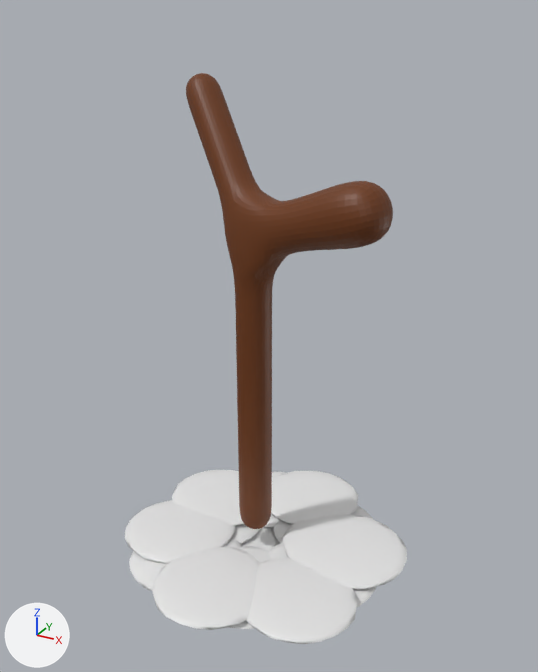
The FBX model Pawns/Fruits/Grapes/Grapes.fbx: old version first, new version second.
Both versions are drawn from a 50 mm camera at (0.235, -0.407, 0.403) aimed at (0.009, 0.005, 0.197). Lighting does not change. The marker at lower left points along +X, +Y and +Z.

In view in the first picture: 'Grapes', 'Stem'.
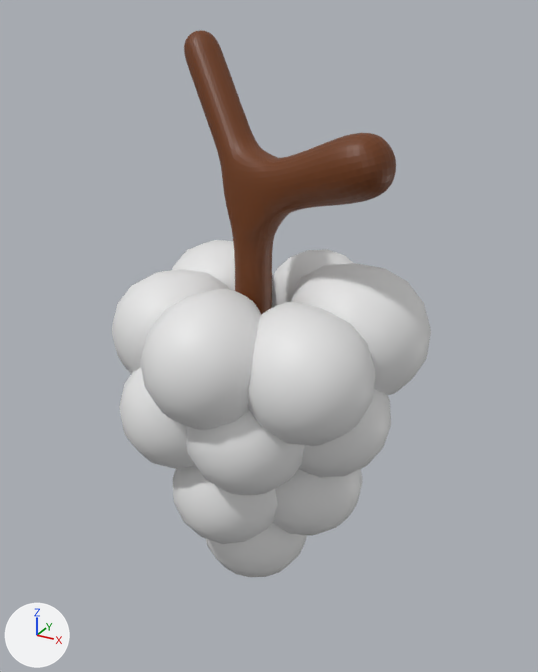
Location of each change, [x1, y1, x2, y2] in pixels of the pictures (538 x 672 px):
'Grapes', moved, rescaled (13% wider, 92% taller)
    before: [125, 469, 407, 644]
    after: [112, 240, 431, 577]
'Stem', moved
    before: [186, 73, 393, 529]
    after: [184, 30, 396, 315]

What the commit changed:
me_vert has 4354 vertices, 4352 faces and spans x -0.31..0.49, y -0.96..0.72, z 0.02..3.28.
me_vert is used by ob_stem; location (0.0, 0.0, 0.0356); rotation (0.0, 0.0, 1.571), in degrees (0, 0, 90); scale (0.1, 0.1, 0.1).
me_vert part 1: the whole mesh is moved by (0.0, 0.0, 0.62).
Object 'Grapes' (ob_grapes) moves from (0.00557, 0.0, -0.225) to (0.00557, 0.0, 0.399).
Object 'Grapes' (ob_grapes) is rescaled from (1.0, 1.0, 0.1) to (1.0, 1.0, 1.0).
Object 'Stem' (ob_stem) moves from (0.0, 0.0, 0.0356) to (0.0, 0.0, 0.0).
